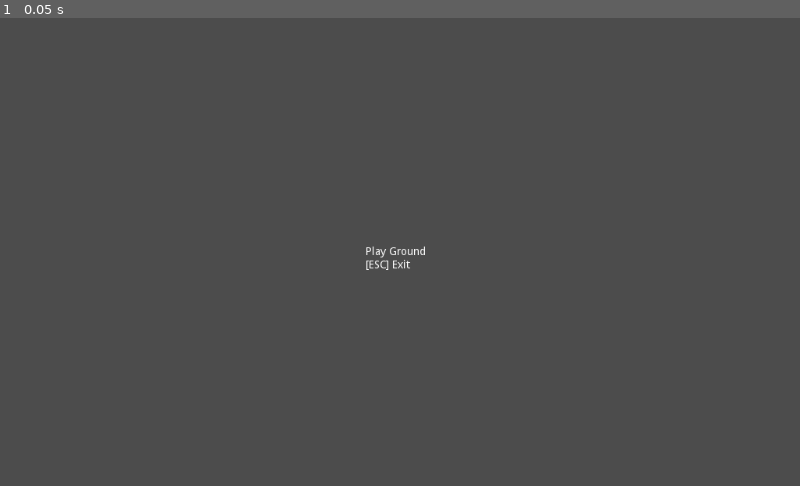
Above: before the commit, frame 1.
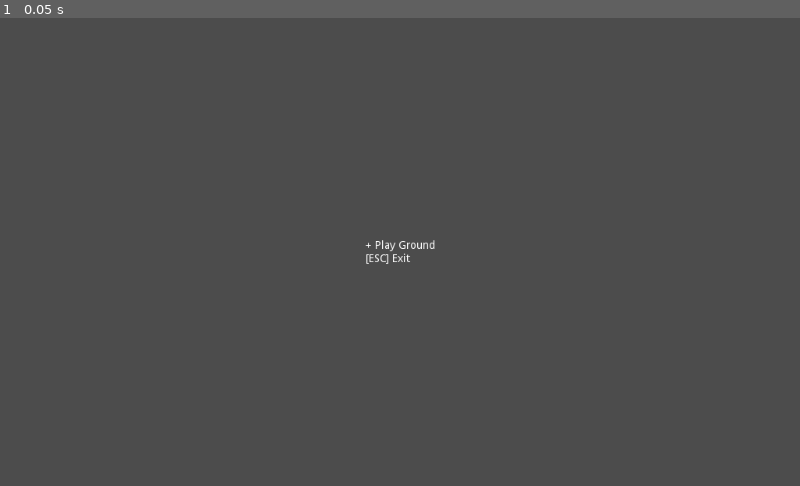
Above: after the commit, the same moment.

Repository: R2Road/godot_playground
Game: Godot game, scene res://PlayGround.tscn
Two runs of this game, one before a commit and one after it. Both use one fixed random seed, a clock stepped at 60 frames per second and the inputs below. This scene is started directly instead of the project's main scene.
Inputs:
- Up to frame 1 (0.05 s): no input

The runs differ from the first frame. In frame 1, 0.2% of the frame differs, in the area x 45-55%, y 47-54%.

Commit message:
use get_minimum_size instead rect

Diff:
--- a/2d_ground/PlayGround.gd
+++ b/2d_ground/PlayGround.gd
@@ -2,7 +2,7 @@
 
 
 var title_string = \
-	"Play Ground" \
+	"+ Play Ground" \
 	+ "\n" \
 	+ "[ESC] Exit"
 
@@ -13,7 +13,7 @@
 
 	summury_node.set_position(
 		summury_node.get_position()
-		- Vector2( summury_node.rect_size.x * 0.5, summury_node.rect_size.y * 0.5 )
+		- Vector2( summury_node.get_minimum_size().x * 0.5, summury_node.get_minimum_size().y * 0.5 )
 	)
 
 	set_process_input( true ) # is not need : default on
